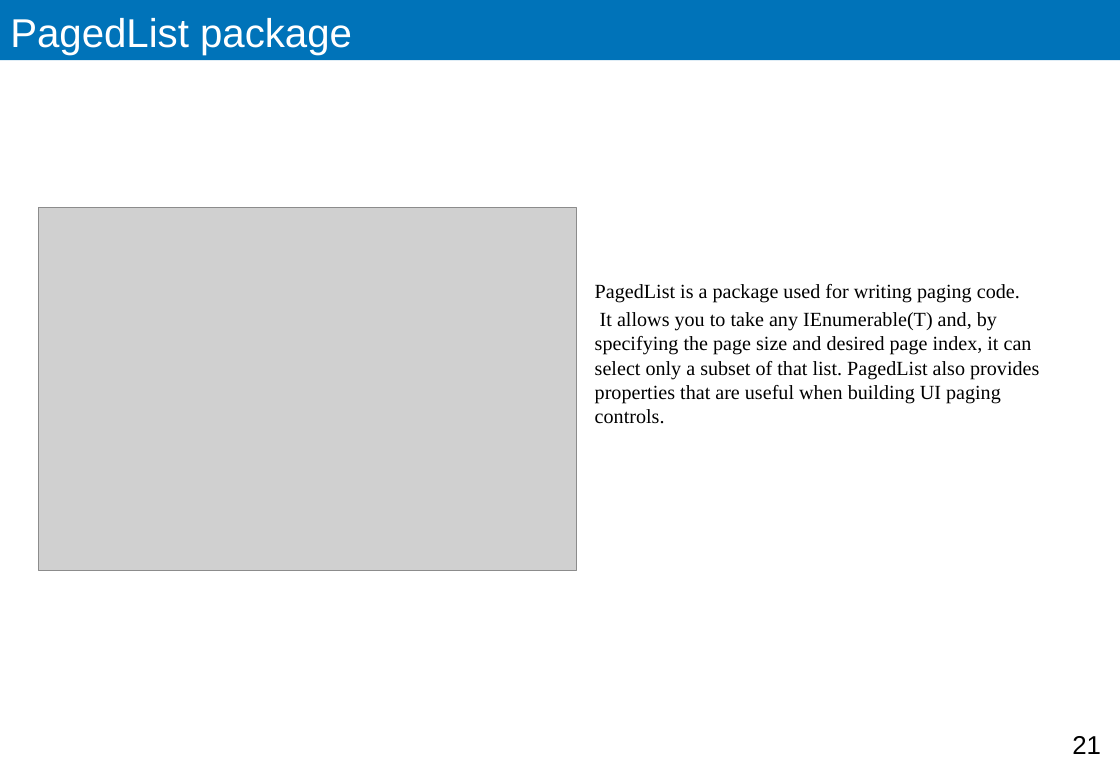
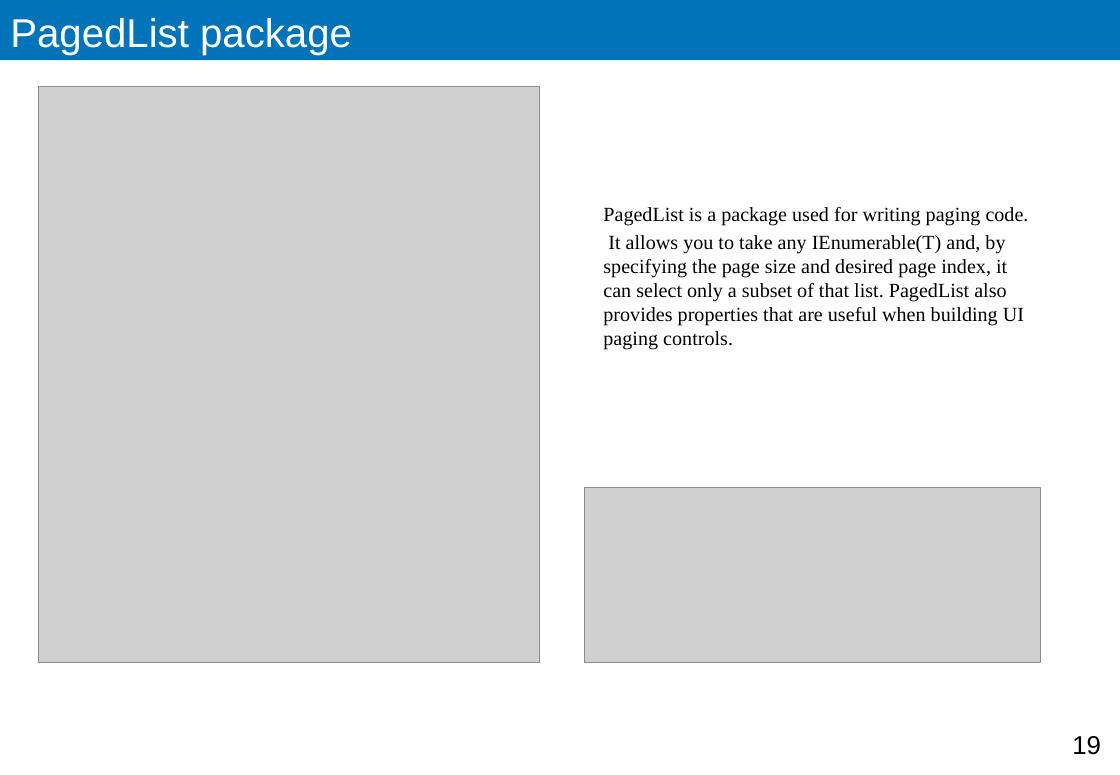
Before and after one commit to sorryb/Northwind, a slide deck: slide 19 of Documents/Application.Architecture.pptx (slide 21 before the commit). Drawn at 1120x775 pixels with LibreOffice and Linux fonts; fonts in the diff are those of the drawing; grey boxes stand for pictures. Boxes give left, top, right and bottom in pixels: in the first picture for what was removed or moved away, otherwise in the second. Text is boxed around its words. In the diff, an @@ line names an element or a change of style, - is before the commit and + after.

```diff
--- a/Documents/Application.Architecture.pptx
+++ b/Documents/Application.Architecture.pptx
@@ picture: place and size @@
-picture at bbox=[39, 208, 577, 572]
+picture at bbox=[39, 87, 540, 663]
@@ text "PagedList is a package used ..." rewrapped from bbox=[595, 284, 1039, 424] to bbox=[603, 207, 1029, 350] @@
@@ picture added at bbox=[584, 488, 1040, 663] @@
@@ page number at bbox=[1072, 736, 1101, 755]: text changed @@
-21
+19
```
Also in this commit, not shown: 12 other slides changed, 2 slides added, 4 slides removed, 1 other file.
